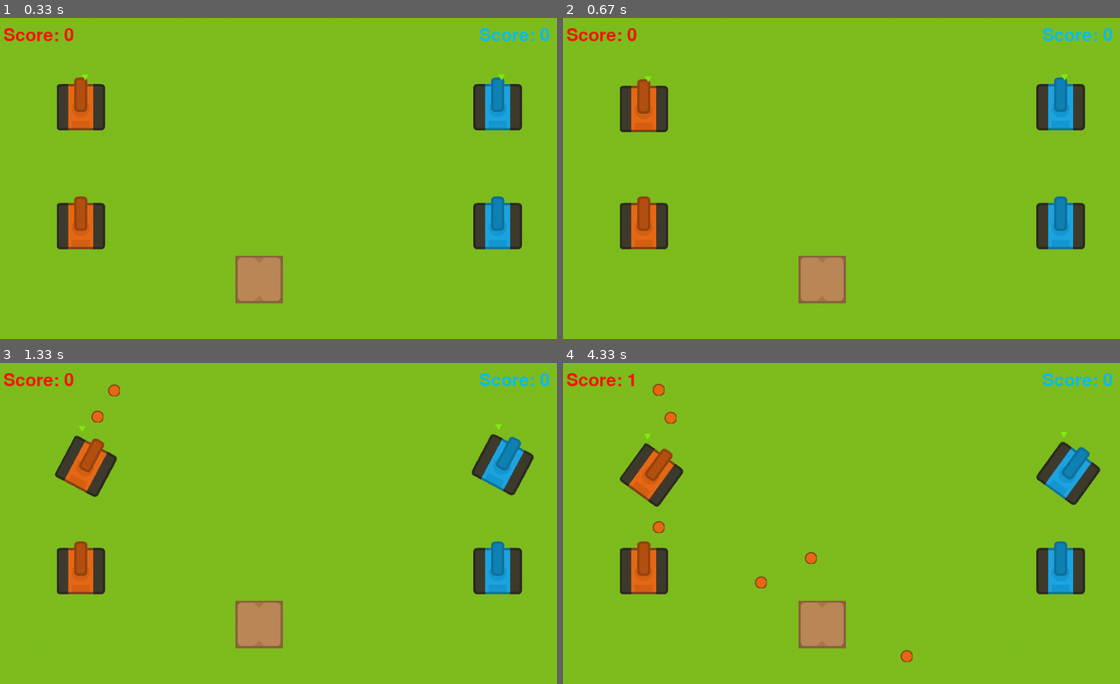
Above: before the commit, frames 1-4 (two rows, left to right).
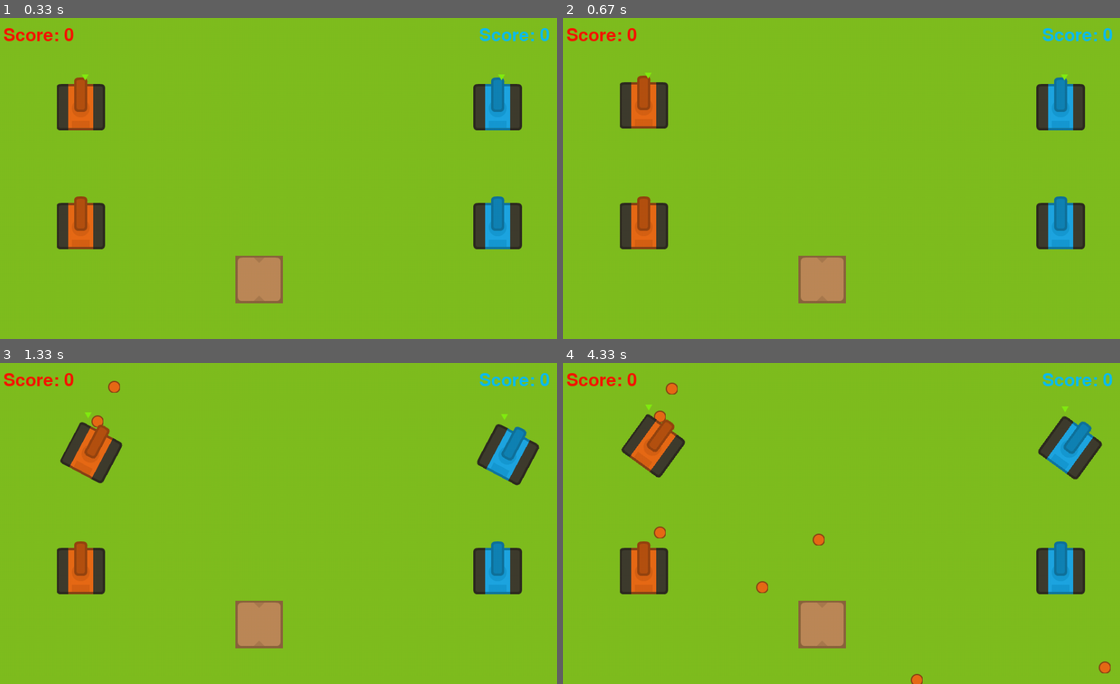
Above: after the commit, the same moments.

Repository: lenghia2797/TankPyGame
Game: pygame game, started from main.py
The game is run twice, just before and just after one commit, with the same random seed, the same clock (stepped at 60 frames per second) and the same inputs.
Inputs (mouse positions are in pixels of both pictures, inside the frame that each line leads up to):
- Up to frame 1 (0.33 s): no input
- Up to frame 2 (0.67 s): tap W at 0.33 s
- Up to frame 3 (1.33 s): hold Right 0.67-1.13 s; hold D 0.67-1.13 s; move the mouse to (467, 513) at 0.7 s; tap X at 0.73, 1.03, 1.23 s; hold Up from 1.17 s (still down); hold W from 1.17 s (still down); move the mouse to (144, 526) at 1.2 s
- Up to frame 4 (4.33 s): release Up at 1.47 s; release W at 1.47 s; hold Right 1.5-1.97 s; hold D 1.5-1.97 s; move the mouse to (668, 475) at 1.53 s; tap X at 1.57, 1.87, 2.07, 2.37, 2.63, 2.97, 3.27, 3.4, 3.8, 4.1 s; hold Left 2-2.53 s; hold A 2-2.53 s; move the mouse to (930, 411) at 2.03 s; hold Down 2.57-2.87 s; hold S 2.57-2.87 s; move the mouse to (913, 552) at 2.6 s; hold Left 2.9-3.3 s; hold A 2.9-3.3 s; move the mouse to (858, 414) at 2.93 s; hold Up 3.33-3.7 s; hold W 3.33-3.7 s; move the mouse to (713, 459) at 3.37 s; hold Right from 3.73 s (still down); hold D from 3.73 s (still down); move the mouse to (640, 513) at 3.77 s

Frame 1 is identical in both runs. In frame 2, 0.3% of the frame differs, in the area x 10-19%, y 16-36%; in frame 3, 2.2%; in frame 4, 5.0%, in the area x 10-99%, y 3-100%.

Commit message:
fix control

Diff:
--- a/Player.py
+++ b/Player.py
@@ -57,10 +57,10 @@
                 self.setAngle(self.angle - 1)
                 self.image = self.rot_center(self.scene.loader.tank_red_image,
                                              self.angle)
-            if state == TankState.UP:
+            if state == TankState.DOWN:
                 self.y += self.speed * math.cos(self.angle * math.pi / 180)
                 self.x += self.speed * math.sin(self.angle * math.pi / 180)
-            if state == TankState.DOWN:
+            if state == TankState.UP:
                 self.y -= self.speed * math.cos(self.angle * math.pi / 180)
                 self.x -= self.speed * math.sin(self.angle * math.pi / 180)
 
--- a/Player2.py
+++ b/Player2.py
@@ -57,10 +57,10 @@
                 self.setAngle(self.angle - 1)
                 self.image = self.rot_center(self.scene.loader.tank_blue_image,
                                              self.angle)
-            if state == TankState.UP:
+            if state == TankState.DOWN:
                 self.y += self.speed * math.cos(self.angle * math.pi / 180)
                 self.x += self.speed * math.sin(self.angle * math.pi / 180)
-            if state == TankState.DOWN:
+            if state == TankState.UP:
                 self.y -= self.speed * math.cos(self.angle * math.pi / 180)
                 self.x -= self.speed * math.sin(self.angle * math.pi / 180)
 
